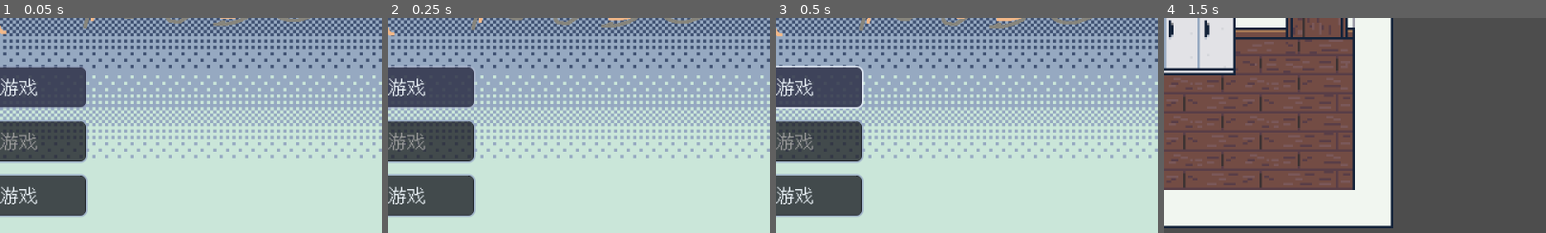
Above: before the commit, frames 1-4 (left to right).
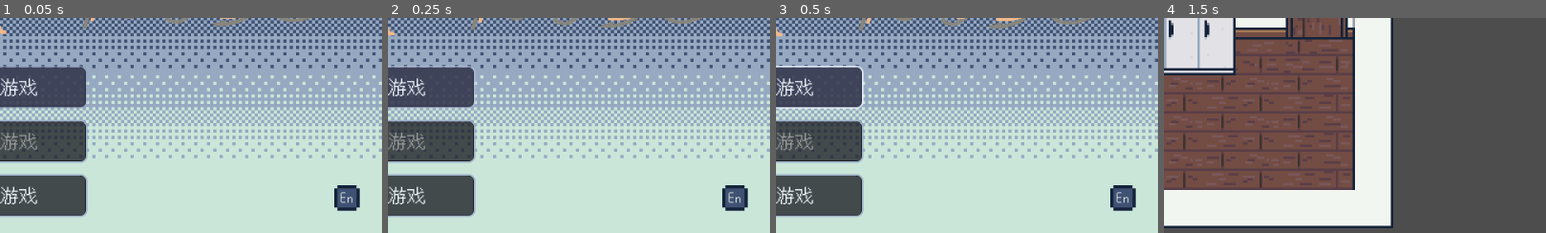
Above: after the commit, the same moments.

Repository: mikan5kiro/my-first-godot-game
Game: Godot game, scene res://scenes/title_screen.tscn
The game is run twice, just before and just after one commit, with the same random seed, the same clock (stepped at 60 frames per second) and the same inputs. Sound files missing from this copy of the repository are replaced by a short silence.
Inputs (mouse positions are % of the whole screen's width and height, from its top left):
- Up to frame 1 (0.05 s): no input
- Up to frame 2 (0.25 s): no input
- Up to frame 3 (0.5 s): no input
- Up to frame 4 (1.5 s): tap Enter at 0.5 s; move the mouse to (72, 45) at 0.52 s; hold D (right) 0.53-1.28 s; hold E (interact) 0.53-1.28 s; click (72, 45) at 0.67 s; move the mouse to (30, 55) at 1.27 s; hold S (down) from 1.28 s (still down); tap F (sit_toggle) at 1.35 s; click (30, 55) at 1.42 s
The pictures show only the part of the screen within x 50-100%, y 50-100%; the shares and areas given below are measured in that part.

The runs differ from the first frame. In frame 1, 0.8% of the frame differs, in the area x 87-95%, y 77-90%; in frame 2, 0.8%; in frame 3, 0.8%; in frame 4, nothing differs.

Commit message:
增加标题语言切换按钮

Diff:
--- /dev/null
+++ b/localization/en.csv
@@ -0,0 +1,8 @@
+keys,en
+ui.title.start,Start Game
+ui.title.load,Continue
+ui.title.quit,Quit
+ui.title.language.current_zh,Language: 中文
+ui.title.language.current_en,Language: English
+ui.save.slot_short,Slot %d
+ui.common.player_name_default,Protagonist
--- /dev/null
+++ b/localization/zh_CN.csv
@@ -0,0 +1,8 @@
+keys,zh_CN
+ui.title.start,开始游戏
+ui.title.load,继续游戏
+ui.title.quit,退出游戏
+ui.title.language.current_zh,Language: 中文
+ui.title.language.current_en,Language: English
+ui.save.slot_short,存档%d
+ui.common.player_name_default,主人公
--- a/project.godot
+++ b/project.godot
@@ -23,6 +23,7 @@
 SceneTransition="*res://scenes/scene_transition.tscn"
 DevScreenshot="*res://scripts/dev_screenshot.gd"
 DisplayModeManager="*res://scripts/display_mode_manager.gd"
+LanguageSwitch="*res://scripts/language_switch.gd"
 
 [display]
 
@@ -68,6 +69,12 @@
 ]
 }
 
+[internationalization]
+
+locale/translations=PackedStringArray("res://localization/zh_CN.zh_CN.translation", "res://localization/en.en.translation")
+locale/fallback="zh_CN"
+locale="zh_CN"
+
 [physics]
 
 3d/physics_engine="Jolt Physics"
--- a/scenes/title_screen.tscn
+++ b/scenes/title_screen.tscn
@@ -6,6 +6,7 @@
 [ext_resource type="AudioStream" uid="uid://dprlmotl5mhxf" path="res://audios/決定ボタンを押す38.mp3" id="3_dc4i4"]
 [ext_resource type="AudioStream" uid="uid://dx0wq8836v46p" path="res://audios/maou_bgm_piano40.mp3" id="4_bgm"]
 [ext_resource type="Texture2D" uid="uid://be37o8yh26ejr" path="res://images/Sprite-startmenu1.png" id="6_3yumr"]
+[ext_resource type="Texture2D" uid="uid://cqrmo52qtym0i" path="res://images/buttonen.png" id="7_btnen"]
 
 [sub_resource type="StyleBoxFlat" id="StyleBoxFlat_normal"]
 bg_color = Color(0.05, 0.05, 0.08, 0.72)
@@ -111,7 +112,7 @@
 theme_override_styles/pressed = SubResource("StyleBoxFlat_pressed")
 theme_override_styles/hover = SubResource("StyleBoxFlat_hover")
 theme_override_styles/focus = SubResource("StyleBoxFlat_hover")
-text = "开始游戏"
+text = "ui.title.start"
 
 [node name="LoadButton" type="Button" parent="Menu" unique_id=547594510]
 custom_minimum_size = Vector2(220, 54)
@@ -124,7 +125,7 @@
 theme_override_styles/pressed = SubResource("StyleBoxFlat_pressed")
 theme_override_styles/hover = SubResource("StyleBoxFlat_hover")
 theme_override_styles/focus = SubResource("StyleBoxFlat_hover")
-text = "继续游戏"
+text = "ui.title.load"
 
 [node name="QuitButton" type="Button" parent="Menu" unique_id=628868322]
 custom_minimum_size = Vector2(220, 54)
@@ -137,7 +138,24 @@
 theme_override_styles/pressed = SubResource("StyleBoxFlat_pressed")
 theme_override_styles/hover = SubResource("StyleBoxFlat_hover")
 theme_override_styles/focus = SubResource("StyleBoxFlat_hover")
-text = "退出游戏"
+text = "ui.title.quit"
+
+[node name="LanguageButton" type="TextureButton" parent="." unique_id=628868323]
+layout_mode = 1
+anchors_preset = 3
+anchor_left = 1.0
+anchor_top = 1.0
+anchor_right = 1.0
+anchor_bottom = 1.0
+offset_left = -76.0
+offset_top = -76.0
+offset_right = -12.0
+offset_bottom = -12.0
+grow_horizontal = 0
+grow_vertical = 0
+texture_normal = ExtResource("7_btnen")
+ignore_texture_size = true
+stretch_mode = 4
 
 [node name="LoadPage" type="Control" parent="." unique_id=1721370514]
 visible = false
--- /dev/null
+++ b/scripts/language_switch.gd
@@ -0,0 +1,141 @@
+extends Node
+
+## 全局语言切换（Autoload: LanguageSwitch）：
+## - 仅由 UI 按钮触发中/英文切换
+## - 切换结果持久化到 user://settings.cfg
+
+const LOCALE_ZH_CN := "zh_CN"
+const LOCALE_EN := "en"
+const SETTINGS_PATH := "user://settings.cfg"
+const SETTINGS_SECTION := "localization"
+const SETTINGS_KEY_LOCALE := "locale"
+const SUPPORTED_LOCALES := [LOCALE_ZH_CN, LOCALE_EN]
+const TRANSLATION_CSV_SOURCES := [
+	"res://localization/zh_CN.csv",
+	"res://localization/en.csv",
+]
+
+signal language_changed(language: String)
+
+var _translations_ready := false
+
+
+func _ready() -> void:
+	process_mode = Node.PROCESS_MODE_ALWAYS
+	_ensure_translations_loaded()
+	apply_saved_or_default()
+
+
+func translate_text(key: String) -> String:
+	return TranslationServer.translate(key)
+
+
+func _ensure_translations_loaded() -> void:
+	if _translations_ready:
+		return
+
+	for existing in TranslationServer.get_translations():
+		TranslationServer.remove_translation(existing)
+
+	for path in TRANSLATION_CSV_SOURCES:
+		_add_translation_from_csv(path)
+
+	_translations_ready = true
+	if TranslationServer.translate("ui.title.start") == "ui.title.start":
+		push_error("LanguageSwitch: translations failed to load; buttons will show raw keys.")
+
+
+func _add_translation_from_csv(path: String) -> void:
+	var file := FileAccess.open(path, FileAccess.READ)
+	if file == null:
+		push_warning("LanguageSwitch: cannot open translation csv '%s'" % path)
+		return
+
+	var header := file.get_csv_line()
+	if header.size() < 2:
+		push_warning("LanguageSwitch: invalid csv header in '%s'" % path)
+		return
+
+	var locale := header[1].strip_edges()
+	var translation := Translation.new()
+	translation.locale = locale
+
+	while file.get_position() < file.get_length():
+		var row := file.get_csv_line()
+		if row.is_empty():
+			continue
+		var key := row[0].strip_edges()
+		if key.is_empty():
+			continue
+		var value := row[1] if row.size() > 1 else ""
+		translation.add_message(key, value)
+
+	TranslationServer.add_translation(translation)
+
+
+func apply_saved_or_default() -> void:
+	var saved := _read_saved_locale()
+	apply_locale(saved if _is_supported_locale(saved) else LOCALE_ZH_CN)
+
+
+func toggle_locale() -> String:
+	var current := TranslationServer.get_locale()
+	var normalized := _normalize_locale(current)
+	var next := LOCALE_EN if normalized == LOCALE_ZH_CN else LOCALE_ZH_CN
+	apply_locale(next)
+	return next
+
+
+func apply_locale(locale: String) -> void:
+	var normalized := _normalize_locale(locale)
+	var target := normalized if _is_supported_locale(normalized) else LOCALE_ZH_CN
+	TranslationServer.set_locale(target)
+	_save_locale(target)
+	language_changed.emit(target)
+
+
+func get_current_locale() -> String:
+	var current := _normalize_locale(TranslationServer.get_locale())
+	return current if _is_supported_locale(current) else LOCALE_ZH_CN
+
+
+func get_language_button_text() -> String:
+	var current := get_current_locale()
+	if current == LOCALE_EN:
+		return translate_text("ui.title.language.current_en")
+	return translate_text("ui.title.language.current_zh")
+
+
+func _normalize_locale(locale: String) -> String:
+	if locale.is_empty():
+		return ""
+	if locale.contains("_"):
+		return locale
+	if locale.contains("-"):
+		return locale.replace("-", "_")
+	if locale == "zh":
+		return LOCALE_ZH_CN
+	if locale == "en":
+		return LOCALE_EN
+	return locale
+
+
+func _is_supported_locale(locale: String) -> bool:
+	return SUPPORTED_LOCALES.has(locale)
+
+
+func _read_saved_locale() -> String:
+	var cfg := ConfigFile.new()
+	var error := cfg.load(SETTINGS_PATH)
+	if error != OK:
+		return ""
+	return str(cfg.get_value(SETTINGS_SECTION, SETTINGS_KEY_LOCALE, ""))
+
+
+func _save_locale(locale: String) -> void:
+	var cfg := ConfigFile.new()
+	var _load_error := cfg.load(SETTINGS_PATH)
+	cfg.set_value(SETTINGS_SECTION, SETTINGS_KEY_LOCALE, locale)
+	var save_error := cfg.save(SETTINGS_PATH)
+	if save_error != OK:
+		push_warning("LanguageSwitch: failed saving locale '%s'" % locale)
--- a/scripts/title_screen.gd
+++ b/scripts/title_screen.gd
@@ -3,13 +3,14 @@
 @onready var start_button: Button = $Menu/StartButton
 @onready var load_button: Button = $Menu/LoadButton
 @onready var quit_button: Button = $Menu/QuitButton
+@onready var language_button: TextureButton = $LanguageButton
 @onready var title_text: TextureRect = $TitleText
 @onready var fade_overlay: ColorRect = $FadeOverlay
 @onready var load_page: Control = $LoadPage
 @onready var load_slot_list: VBoxContainer = $LoadPage/PanelRoot/Margin/SlotList
 @export_file("*.tscn") var first_scene_path := "res://scenes/卧室.tscn"
 @export var status_panel_scene: PackedScene = preload("res://scenes/status_panel_view.tscn")
-@export var player_display_name: String = "主人公"
+@export var player_display_name: String = "ui.common.player_name_default"
 @export var title_bgm: AudioStream
 @export_range(-80.0, 24.0, 0.5) var title_bgm_volume_db := -6.0
 @export var title_bgm_bus := &"Master"
@@ -22,9 +23,15 @@
 
 const PRESSED_BORDER := Color(0.38, 0.4, 0.48, 1)
 const LOAD_BUTTON_INDEX := 1
+const LANGUAGE_BUTTON_INDEX := 3
+const MAIN_MENU_ITEM_COUNT := 4
 const ENABLED_FONT_COLOR := Color(0.95, 0.98, 1, 1)
 const ENABLED_FONT_PRESSED_COLOR := Color(0.86, 0.9, 1, 1)
 const DISABLED_FONT_COLOR := Color(0.62, 0.62, 0.62, 1)
+const LANGUAGE_TEXTURE_ZH := preload("res://images/buttonch.png")
+const LANGUAGE_TEXTURE_EN := preload("res://images/buttonen.png")
+const LANGUAGE_BUTTON_MARGIN := Vector2(12.0, 12.0)
+const LANGUAGE_BUTTON_DISPLAY_SCALE := 0.5
 
 enum Screen {
 	MAIN,
@@ -46,6 +53,7 @@
 var _breath_button: Button
 var _title_text_base_position := Vector2.ZERO
 var _title_float_time := 0.0
+var _language_breath_tween: Tween
 
 
 func _ready() -> void:
@@ -55,7 +63,11 @@
 	_play_title_bgm()
 	_menu_buttons = [start_button, load_button, quit_button]
 	_bind_button_actions()
+	if LanguageSwitch != null:
+		LanguageSwitch.language_changed.connect(_on_language_changed)
+	call_deferred("_apply_localized_texts")
 	_configure_keyboard_only_ui(_menu_buttons)
+	_configure_language_button()
 	_build_load_slot_rows()
 	_configure_load_page_input()
 	load_page.hide()
@@ -78,6 +90,7 @@
 	start_button.pressed.connect(_on_start_pressed)
 	load_button.pressed.connect(_on_load_menu_pressed)
 	quit_button.pressed.connect(_on_quit_pressed)
+	language_button.pressed.connect(_on_language_pressed)
 
 
 func _configure_keyboard_only_ui(buttons: Array[Button]) -> void:
@@ -92,6 +105,14 @@
 		button.set_meta("_selected_style", button.get_theme_stylebox("hover").duplicate())
 
 
+func _configure_language_button() -> void:
+	if language_button == null:
+		return
+	language_button.mouse_filter = Control.MOUSE_FILTER_IGNORE
+	language_button.focus_mode = Control.FOCUS_NONE
+	_apply_language_button_layout()
+
+
 func _configure_load_page_input() -> void:
 	load_page.mouse_filter = Control.MOUSE_FILTER_IGNORE
 	$LoadPage/PanelRoot.mouse_filter = Control.MOUSE_FILTER_IGNORE
@@ -111,7 +132,7 @@
 
 func _create_load_slot_row(slot: int) -> StatusPanelView:
 	var row := status_panel_scene.instantiate() as StatusPanelView
-	row.player_display_name = player_display_name
+	row.player_display_name = _translate(player_display_name)
 	row.mouse_filter = Control.MOUSE_FILTER_IGNORE
 	row.custom_minimum_size = Vector2(RpgUiStyle.BOTTOM_PANEL_WIDTH, RpgUiStyle.BOTTOM_PANEL_HEIGHT)
 	row.size_flags_horizontal = Control.SIZE_EXPAND_FILL
@@ -122,7 +143,8 @@
 
 
 func _apply_slot_data(row: StatusPanelView, slot: int) -> void:
-	row.set_slot_title("存档%d" % (slot + 1))
+	row.player_display_name = _translate(player_display_name)
+	row.set_slot_title(_translate("ui.save.slot_short") % (slot + 1))
 	if SaveManager.has_save(slot):
 		row.apply_from_save_data(SaveManager.read_save_data(slot))
 	else:
@@ -179,9 +201,11 @@
 
 
 func _is_menu_index_selectable(index: int) -> bool:
+	if index == LANGUAGE_BUTTON_INDEX:
+		return true
 	if index == LOAD_BUTTON_INDEX:
 		return SaveManager.has_any_save()
-	return true
+	return index >= 0 and index < _menu_buttons.size()
 
 
 func _ensure_valid_main_selection() -> void:
@@ -191,11 +215,9 @@
 
 
 func _move_selection(step: int) -> void:
-	if _menu_buttons.is_empty():
-		return
 	var previous_index := _selected_index
-	for _attempt in _menu_buttons.size():
-		_selected_index = posmod(_selected_index + step, _menu_buttons.size())
+	for _attempt in MAIN_MENU_ITEM_COUNT:
+		_selected_index = posmod(_selected_index + step, MAIN_MENU_ITEM_COUNT)
 		if _is_menu_index_selectable(_selected_index):
 			break
 	if not _is_menu_index_selectable(_selected_index):
@@ -218,13 +240,15 @@
 
 func _refresh_selection_visuals(_immediate: bool) -> void:
 	_button_breath.stop()
+	_stop_language_breath()
 	_breath_button = null
 	var half_cycle := breath_cycle_duration * 0.5
+	var language_selected := _selected_index == LANGUAGE_BUTTON_INDEX
 
 	for index in _menu_buttons.size():
 		var button := _menu_buttons[index]
 		var selectable := _is_menu_index_selectable(index)
-		var selected := index == _selected_index and selectable
+		var selected := index == _selected_index and selectable and not language_selected
 		var ui_font_color := ENABLED_FONT_COLOR if selectable else DISABLED_FONT_COLOR
 		var ui_pressed_color := ENABLED_FONT_PRESSED_COLOR if selectable else DISABLED_FONT_COLOR
 		button.scale = Vector2.ONE
@@ -259,6 +283,39 @@
 		else:
 			_apply_button_style(button, button.get_meta("_normal_style") as StyleBox)
 
+	_refresh_language_button_visual(language_selected, half_cycle)
+
+
+func _refresh_language_button_visual(selected: bool, half_cycle: float) -> void:
+	if language_button == null:
+		return
+	_stop_language_breath()
+	language_button.scale = Vector2.ONE
+	if not selected:
+		language_button.modulate = Color.WHITE
+		return
+	language_button.modulate = Color(0.9, 0.9, 0.9, 1.0)
+	_language_breath_tween = create_tween().set_loops()
+	_language_breath_tween.set_ease(Tween.EASE_IN_OUT).set_trans(Tween.TRANS_SINE)
+	_language_breath_tween.tween_property(
+		language_button,
+		"modulate",
+		Color(1.25, 1.25, 1.25, 1.0),
+		half_cycle,
+	)
+	_language_breath_tween.tween_property(
+		language_button,
+		"modulate",
+		Color(0.85, 0.85, 0.85, 1.0),
+		half_cycle,
+	)
+
+
+func _stop_language_breath() -> void:
+	if _language_breath_tween != null and _language_breath_tween.is_valid():
+		_language_breath_tween.kill()
+	_language_breath_tween = null
+
 
 func _refresh_load_selection_visuals(_immediate: bool) -> void:
 	_button_breath.stop()
@@ -285,9 +342,12 @@
 
 
 func _confirm_selection() -> void:
+	if not _is_menu_index_selectable(_selected_index):
+		return
+	if _selected_index == LANGUAGE_BUTTON_INDEX:
+		await _confirm_language_selection()
+		return
 	if _menu_buttons.is_empty():
-		return
-	if not _is_menu_index_selectable(_selected_index):
 		return
 
 	_is_confirming = true
@@ -415,6 +475,71 @@
 	_show_load_menu()
 
 
+func _confirm_language_selection() -> void:
+	if language_button == null:
+		return
+	_is_confirming = true
+	_play_ui_sfx(_confirm_sfx_player, confirm_sfx)
+	_button_breath.stop()
+	_stop_language_breath()
+	var tween := create_tween()
+	tween.set_ease(Tween.EASE_OUT).set_trans(Tween.TRANS_QUAD)
+	tween.tween_property(language_button, "scale", Vector2(0.88, 0.88), 0.06)
+	tween.tween_property(language_button, "scale", Vector2.ONE, 0.08)
+	await tween.finished
+	_on_language_pressed()
+	if is_inside_tree():
+		_is_confirming = false
+		_refresh_selection_visuals(true)
+
+
+func _on_language_pressed() -> void:
+	if LanguageSwitch == null:
+		return
+	LanguageSwitch.toggle_locale()
+
+
+func _on_language_changed(_locale: String) -> void:
+	_apply_localized_texts()
+	_refresh_load_slot_data()
+
+
+func _apply_localized_texts() -> void:
+	start_button.text = _translate("ui.title.start")
+	load_button.text = _translate("ui.title.load")
+	quit_button.text = _translate("ui.title.quit")
+	_refresh_language_button_texture()
+
+
+func _refresh_language_button_texture() -> void:
+	if language_button == null or LanguageSwitch == null:
+		return
+	if LanguageSwitch.get_current_locale() == LanguageSwitch.LOCALE_EN:
+		language_button.texture_normal = LANGUAGE_TEXTURE_ZH
+	else:
+		language_button.texture_normal = LANGUAGE_TEXTURE_EN
+	_apply_language_button_layout()
+
+
+func _apply_language_button_layout() -> void:
+	if language_button == null:
+		return
+	var texture := language_button.texture_normal
+	if texture == null:
+		return
+	var size := texture.get_size() * LANGUAGE_BUTTON_DISPLAY_SCALE
+	language_button.offset_left = -size.x - LANGUAGE_BUTTON_MARGIN.x
+	language_button.offset_top = -size.y - LANGUAGE_BUTTON_MARGIN.y
+	language_button.offset_right = -LANGUAGE_BUTTON_MARGIN.x
+	language_button.offset_bottom = -LANGUAGE_BUTTON_MARGIN.y
+
+
+func _translate(key: String) -> String:
+	if LanguageSwitch != null:
+		return LanguageSwitch.translate_text(key)
+	return TranslationServer.translate(key)
+
+
 func _show_load_menu() -> void:
 	_is_confirming = false
 	_active_screen = Screen.LOAD
@@ -439,7 +564,7 @@
 	if not success:
 		_is_loading_game = false
 		_is_confirming = false
-		push_warning("TitleScreen: 读取档案 %d 失败" % (slot + 1))
+		push_warning("TitleScreen: failed loading slot %d" % (slot + 1))
 
 
 func _on_quit_pressed() -> void:
@@ -448,4 +573,5 @@
 
 func _exit_tree() -> void:
 	_button_breath.stop()
+	_stop_language_breath()
 	Input.set_mouse_mode(Input.MOUSE_MODE_VISIBLE)
Binary file added: images/buttonch.png
Not shown, added: images/buttonch.png.import
Binary file added: images/buttonen.png
Not shown, added: images/buttonen.png.import
Not shown, added: localization/en.csv.import
Binary file added: localization/en.en.translation
Not shown, added: localization/zh_CN.csv.import
Binary file added: localization/zh_CN.zh_CN.translation
Not shown, added: scripts/language_switch.gd.uid
